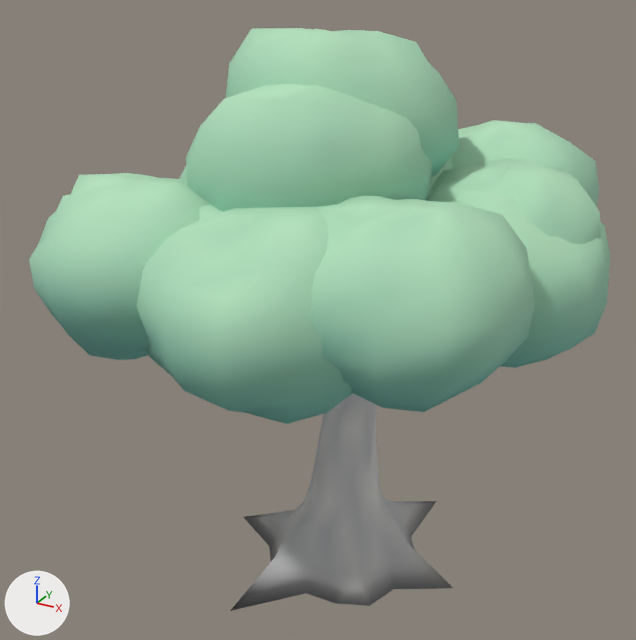
Before and after pictures for a commit that changed the glTF model game/voxario/Eryndor/Assets/Models/nature/giant_tree.glb.
Both versions are drawn from a camera (50 mm lens) standing at (19.9, -39.3, 34.8) and looking at (-1.1, -1.1, 15.7). Every picture has the same lights, and +X, +Y and +Z are marked at lower left. The first picture is the older version. Vertices at exactly the same position are counted once.

In view in the first picture: 'GiantTree'.
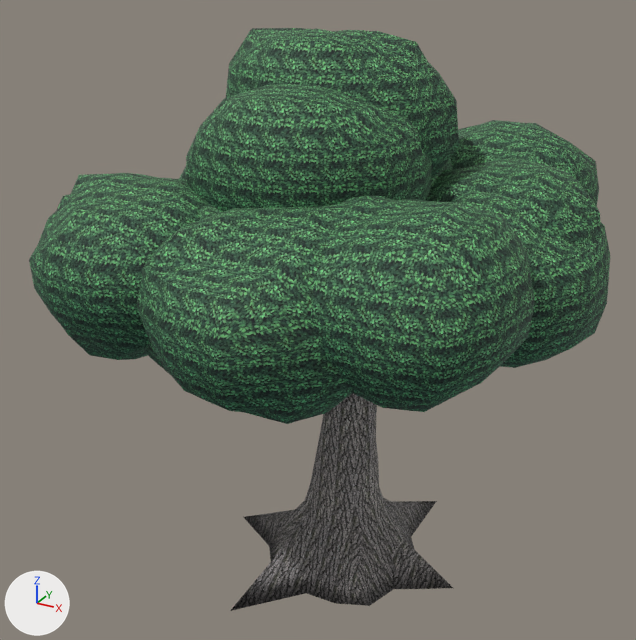
Changed parts and their boxes [x1, y1, x2, y2] in the pictures (636 x 640 px; the box of a moved part takes in the faces that stretch with it):
'GiantTree', surface changed (darker): [29, 28, 610, 611] in both
part 1 of me_gianttree, moved or reshaped (mostly hidden): [119, 349, 353, 396] in both
part 2 of me_gianttree, moved or reshaped: [230, 497, 453, 611] in both
part 3 of me_gianttree, recoloured (darker): [29, 28, 610, 539] in both

The change, as a diff of the scene's bpy script:
```diff
--- a/game/voxario/Eryndor/Assets/Models/nature/giant_tree.glb.py
+++ b/game/voxario/Eryndor/Assets/Models/nature/giant_tree.glb.py
@@ mat_bark @@
 n0 = _N.new('ShaderNodeBsdfPrincipled'); n0.name = 'Principled BSDF'
 n1 = _N.new('ShaderNodeOutputMaterial'); n1.name = 'Material Output'
+n3 = _N.new('ShaderNodeMix'); n3.name = 'Mix'
+n3.data_type = 'RGBA'
+n3.blend_type = 'MULTIPLY'
+n3.inputs[0].default_value = 1.0  # 'Factor'
 n2 = _N.new('ShaderNodeVertexColor'); n2.name = 'Color Attribute'
+n4 = _N.new('ShaderNodeTexImage'); n4.name = 'Image Texture'
+n4.image = img_image_0
 _L.new(n0.outputs[0], n1.inputs[0])  # 'BSDF' to 'Surface'
-_L.new(n2.outputs[0], n0.inputs[0])  # 'Color' to 'Base Color'
+_L.new(n3.outputs[2], n0.inputs[0])  # 'Result' to 'Base Color'
+_L.new(n2.outputs[0], n3.inputs[7])  # 'Color' to 'B'
+_L.new(n4.outputs[0], n3.inputs[6])  # 'Color' to 'A'
@@ mat_leaf @@
 n0 = _N.new('ShaderNodeBsdfPrincipled'); n0.name = 'Principled BSDF'
 n1 = _N.new('ShaderNodeOutputMaterial'); n1.name = 'Material Output'
+n3 = _N.new('ShaderNodeMix'); n3.name = 'Mix'
+n3.data_type = 'RGBA'
+n3.blend_type = 'MULTIPLY'
+n3.inputs[0].default_value = 1.0  # 'Factor'
 n2 = _N.new('ShaderNodeVertexColor'); n2.name = 'Color Attribute'
+n4 = _N.new('ShaderNodeTexImage'); n4.name = 'Image Texture'
+n4.image = img_image_1
 _L.new(n0.outputs[0], n1.inputs[0])  # 'BSDF' to 'Surface'
-_L.new(n2.outputs[0], n0.inputs[0])  # 'Color' to 'Base Color'
+_L.new(n3.outputs[2], n0.inputs[0])  # 'Result' to 'Base Color'
+_L.new(n2.outputs[0], n3.inputs[7])  # 'Color' to 'B'
+_L.new(n4.outputs[0], n3.inputs[6])  # 'Color' to 'A'
@@ me_gianttree @@
 me_gianttree.from_pydata(...)  # 4588 vertices, 8312 faces; spans x -13.7..13.2, y -15.0..13.3, z -0.1..30.7
-me_gianttree.vertices[1].co = (4.2, -1.7, 0.0)  # pixel (393, 589)
-me_gianttree.vertices[2].co = (3.6, -3.6, 0.0)  # pixel (369, 605)
-me_gianttree.vertices[3].co = (1.8, -4.3, 0.0)  # pixel (335, 603)
-me_gianttree.vertices[4].co = (0.0, -4.5, 0.1)  # pixel (306, 593)
-me_gianttree.vertices[5].co = (-3.2, -7.6, -0.1)  # pixel (230, 610)
-me_gianttree.vertices[6].co = (-3.2, -3.2, 0.0)
-me_gianttree.vertices[7].co = (-4.2, -1.8, 0.0)  # pixel (269, 545)
-me_gianttree.vertices[8].co = (-7.3, 0.0, -0.1)  # pixel (243, 516)
-me_gianttree.vertices[9].co = (-4.2, 1.8, 0.0)
-me_gianttree.vertices[10].co = (-3.6, 3.6, 0.0)
-me_gianttree.vertices[11].co = (-1.8, 4.3, 0.0)
-me_gianttree.vertices[12].co = (0.0, 4.5, 0.0)
-me_gianttree.vertices[13].co = (3.1, 7.6, 0.0)  # pixel (436, 501)
-me_gianttree.vertices[14].co = (3.2, 3.2, 0.1)  # pixel (411, 536)
-me_gianttree.vertices[15].co = (4.2, 1.7, 0.1)
-me_gianttree.vertices[16].co = (3.5, -0.5, 1.6)  # pixel (391, 551)
-me_gianttree.vertices[17].co = (3.1, -1.8, 1.6)  # pixel (375, 561)
-me_gianttree.vertices[18].co = (3.0, -4.0, 1.6)  # pixel (358, 583)
-me_gianttree.vertices[19].co = (0.9, -3.4, 1.6)  # pixel (328, 566)
-me_gianttree.vertices[20].co = (-0.5, -3.4, 1.6)  # pixel (308, 559)
-me_gianttree.vertices[21].co = (-2.3, -3.8, 1.6)  # pixel (278, 552)
-me_gianttree.vertices[22].co = (-2.7, -2.1, 1.6)  # pixel (286, 534)
-me_gianttree.vertices[23].co = (-3.6, -0.9, 1.6)  # pixel (284, 520)
-me_gianttree.vertices[24].co = (-3.4, 0.5, 1.6)
-me_gianttree.vertices[25].co = (-3.0, 1.8, 1.6)
-me_gianttree.vertices[26].co = (-2.9, 3.9, 1.6)
-me_gianttree.vertices[27].co = (-0.9, 3.4, 1.6)
-me_gianttree.vertices[28].co = (0.5, 3.5, 1.6)
-me_gianttree.vertices[29].co = (2.3, 3.8, 1.6)  # pixel (402, 507)
-me_gianttree.vertices[30].co = (2.8, 2.1, 1.6)  # pixel (399, 524)
+# me_gianttree part 1: 423 of 4588 vertices moved; they spanned x -10.2..9.5, y -10.8..9.7, z 10.7..22.7 and now span x -10.2..9.5, y -10.8..9.7, z 10.7..22.7; mean shift (0.0, 0.0, 0.0); largest move (1.4, -3.9, 19.9) -> (-2.7, -3.1, 19.6)
+# me_gianttree part 2
+me_gianttree.vertices[1].co = (3.5, -0.5, 1.6)  # pixel (391, 551)
+me_gianttree.vertices[2].co = (4.2, -1.7, 0.0)  # pixel (393, 589)
+me_gianttree.vertices[3].co = (3.1, -1.8, 1.6)  # pixel (375, 561)
+me_gianttree.vertices[4].co = (3.6, -3.6, 0.0)  # pixel (369, 605)
+me_gianttree.vertices[5].co = (3.0, -4.0, 1.6)  # pixel (358, 583)
+me_gianttree.vertices[6].co = (1.8, -4.3, 0.0)  # pixel (335, 603)
+me_gianttree.vertices[7].co = (0.9, -3.4, 1.6)  # pixel (328, 566)
+me_gianttree.vertices[8].co = (0.0, -4.5, 0.1)  # pixel (306, 593)
+me_gianttree.vertices[9].co = (-0.5, -3.4, 1.6)  # pixel (308, 559)
+me_gianttree.vertices[10].co = (-3.2, -7.6, -0.1)  # pixel (230, 610)
+me_gianttree.vertices[11].co = (-2.3, -3.8, 1.6)  # pixel (278, 552)
+me_gianttree.vertices[12].co = (-3.2, -3.2, 0.0)
+me_gianttree.vertices[13].co = (-2.7, -2.1, 1.6)  # pixel (286, 534)
+me_gianttree.vertices[14].co = (-4.2, -1.8, 0.0)  # pixel (269, 545)
+me_gianttree.vertices[15].co = (-3.6, -0.9, 1.6)  # pixel (284, 520)
+me_gianttree.vertices[16].co = (-7.3, 0.0, -0.1)  # pixel (243, 516)
+me_gianttree.vertices[17].co = (-3.4, 0.5, 1.6)
+me_gianttree.vertices[18].co = (-4.2, 1.8, 0.0)
+me_gianttree.vertices[19].co = (-3.0, 1.8, 1.6)
+me_gianttree.vertices[20].co = (-3.6, 3.6, 0.0)
+me_gianttree.vertices[21].co = (-2.9, 3.9, 1.6)
+me_gianttree.vertices[22].co = (-1.8, 4.3, 0.0)
+me_gianttree.vertices[23].co = (-0.9, 3.4, 1.6)
+me_gianttree.vertices[24].co = (0.0, 4.5, 0.0)
+me_gianttree.vertices[25].co = (0.5, 3.5, 1.6)
+me_gianttree.vertices[26].co = (3.1, 7.6, 0.0)  # pixel (436, 501)
+me_gianttree.vertices[27].co = (2.3, 3.8, 1.6)  # pixel (402, 507)
+me_gianttree.vertices[28].co = (3.2, 3.2, 0.1)  # pixel (411, 536)
+me_gianttree.vertices[29].co = (2.8, 2.1, 1.6)  # pixel (399, 524)
+me_gianttree.vertices[30].co = (4.2, 1.7, 0.1)
+# me_gianttree part 3: 4561 kept faces spanning x -13.7..13.2, y -15.0..13.3, z 1.6..30.7 get new vertex colours
 me_gianttree.materials.append(mat_bark)
```
